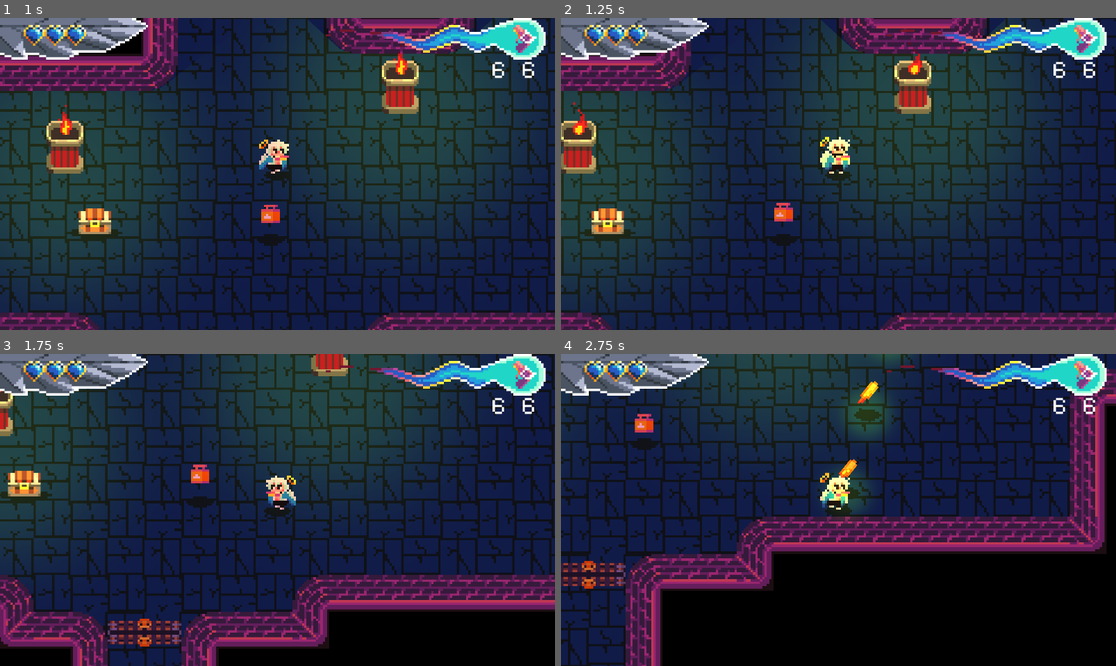
Above: before the commit, frames 1-4 (two rows, left to right).
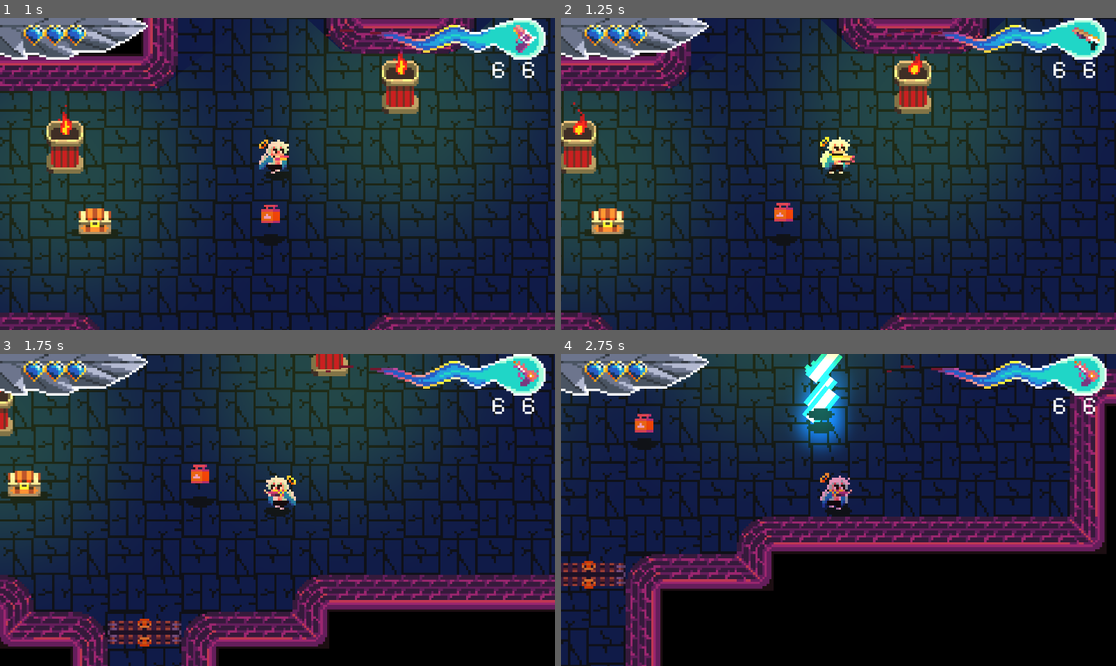
Above: after the commit, the same moments.

Repository: NielsOuvrard/TheShadowOfHeaven
Game: Godot game, scene res://Scenes/gameplay.tscn
The game is run twice, just before and just after one commit, with the same random seed, the same clock (stepped at 60 frames per second) and the same inputs.
Inputs (mouse positions are in pixels of both pictures, inside the frame that each line leads up to):
- Up to frame 1 (1 s): move the mouse to (399, 158) at 0.52 s; hold Right (move_right) from 0.53 s (still down); hold Q (change_weapon) from 0.53 s (still down)
- Up to frame 2 (1.25 s): keep holding Right (move_right); keep holding Q (change_weapon)
- Up to frame 3 (1.75 s): move the mouse to (166, 525) at 1.27 s; release Right (move_right) at 1.28 s; release Q (change_weapon) at 1.28 s; hold Down (move_down) from 1.28 s (still down); tap F (interact) at 1.35 s
- Up to frame 4 (2.75 s): move the mouse to (894, 441) at 2.02 s; release Down (move_down) at 2.03 s; hold Right (move_right) from 2.03 s (still down); hold Space (shoot) from 2.03 s (still down)

Frame 1 is identical in both runs. In frame 2, 0.3% of the frame differs, in the area x 48-98%, y 2-47%; in frame 3, 0.3%; in frame 4, 4.5%, in the area x 41-98%, y 0-55%.

Commit message:
Update data.gd: weapon cooldowns and ammo limits

Diff:
--- a/Scripts/Autoload/data.gd
+++ b/Scripts/Autoload/data.gd
@@ -35,7 +35,7 @@
 		"name": "sword",
 		"texture": "res://Assets/Items/Sword.png",
 		"item_frame": 3,
-		"cooldown_shot": 0.8,
+		"cooldown_shot": 0.5,
 		"cooldown_reload": 0.01,
 		"ammo_max": 0,
 		"projectile": null,
@@ -46,7 +46,7 @@
 		"texture": "res://Assets/Items/Gun.png",
 		"item_frame": 0,
 		"cooldown_shot": 0.2,
-		"cooldown_reload": 1.0,
+		"cooldown_reload": 0.5,
 		"ammo_max": 6,
 		"projectile": Projectiles.PISTOL,
 		"ammo": Items.PISTOL_AMMO,
@@ -56,7 +56,7 @@
 		"texture": "res://Assets/Items/Shotgun.png",
 		"item_frame": 1,
 		"cooldown_shot": 0.5,
-		"cooldown_reload": 1.5,
+		"cooldown_reload": 3.0,
 		"ammo_max": 2,
 		"projectile": Projectiles.SHOTGUN,
 		"ammo": Items.SHOTGUN_AMMO,
@@ -66,8 +66,8 @@
 		"texture": "res://Assets/Items/RayGun.png",
 		"item_frame": 2,
 		"cooldown_shot": 0.1,
-		"cooldown_reload": 0.4,
-		"ammo_max": 10,
+		"cooldown_reload": 3.0,
+		"ammo_max": 3,
 		"projectile": Projectiles.RAYGUN,
 		"ammo": Items.RAYGUN_AMMO,
 	}
